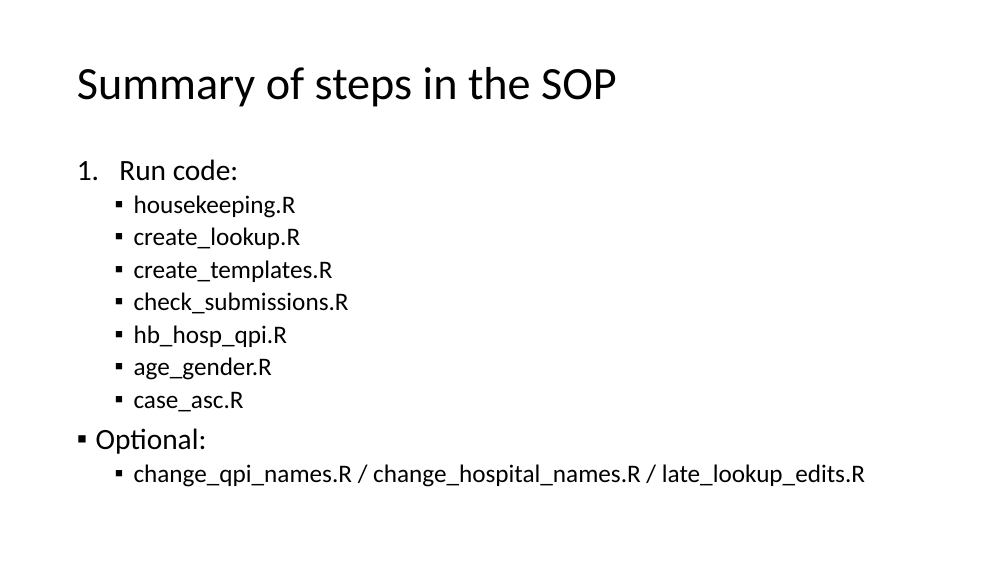
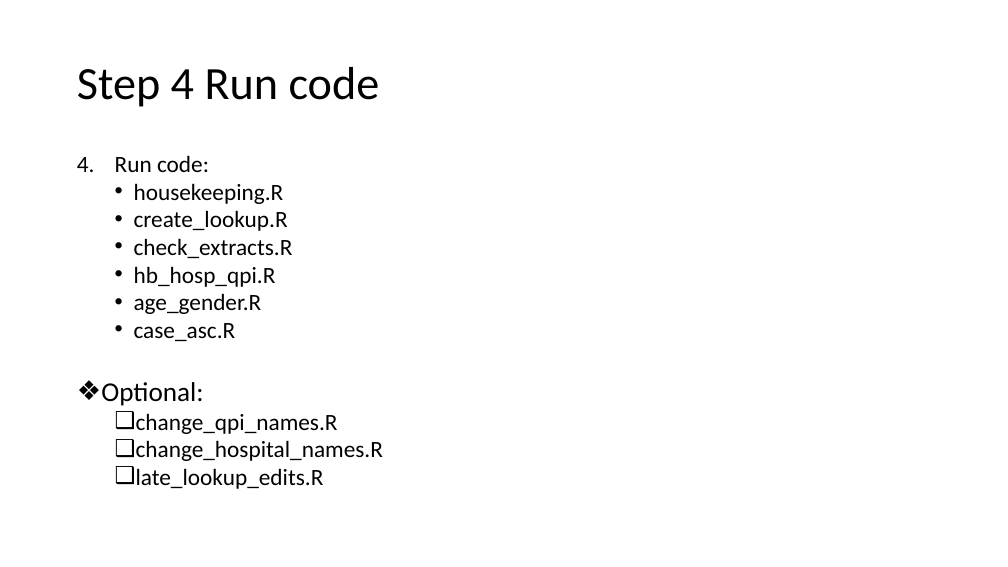
Before and after one commit to Public-Health-Scotland/qpi-dashboard, a slide deck: slide 4 of docs/QPI_dashboard_scripts_workflow.pptx. Drawn at 1008x567 pixels with LibreOffice and Linux fonts; fonts in the diff are those of the drawing. Boxes give left, top, right and bottom in pixels: in the first picture for what was removed or moved away, otherwise in the second. Text is boxed around its words. In the diff, an @@ line names an element or a change of style, - is before the commit and + after.

```diff
--- a/docs/QPI_dashboard_scripts_workflow.pptx
+++ b/docs/QPI_dashboard_scripts_workflow.pptx
@@ title at [77, 67, 380, 107]: text changed @@
-Summary of steps in the SOP
+Step 4 Run code
@@ text at [101, 155, 288, 406]: size 28 to 22.2 pt in "Run code:"; size 24 to 22.2 pt in "housekeeping.R", "create_lookup.R", "hb_hosp_qpi.R", "age_gender.R" and 1 more places; size 28 to 25.9 pt in "Optional:"; list level 1 to 2 in "Run code:"; line spacing 0.9 to 0.8; bullet ▪ to •; bullet ▪ to ❖ @@
@@ text at [134, 238, 293, 258]: text changed; size 24 to 22.2 pt @@
-  ▪ create_templates.R
-  ▪ check_submissions.R
+  • check_extracts.R
@@ text at [136, 413, 383, 489]: text changed; size 24 to 22.2 pt @@
-  ▪ change_qpi_names.R / change_hospital_names.R / late_lookup_edits.R
+  ❑ change_qpi_names.R
+  ❑ change_hospital_names.R
+  ❑ late_lookup_edits.R
```
Also in this commit, not shown: 2 other slides changed, 1 slide removed, 1 other file.
